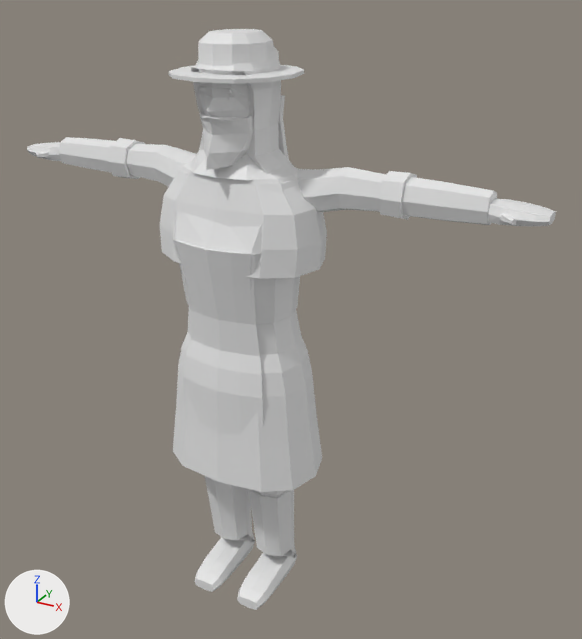
The Blender file art/models/characters/human_m.blend as it was, and as the next commit left it.
Camera for both pictures: a camera (50 mm lens) standing at (1.194, -1.876, 1.928) and looking at (0.12, 0.077, 0.951). Every picture has the same lights, and +X, +Y and +Z are marked at lower left. The first picture is the older version.

In view in the first picture: 'Apron', 'Beard_Full', 'Body', 'Cape', 'Coat', 'Hat_Brimmed', 'Hood', 'Sleeves_Rolled', 'Vest' and 2 more.
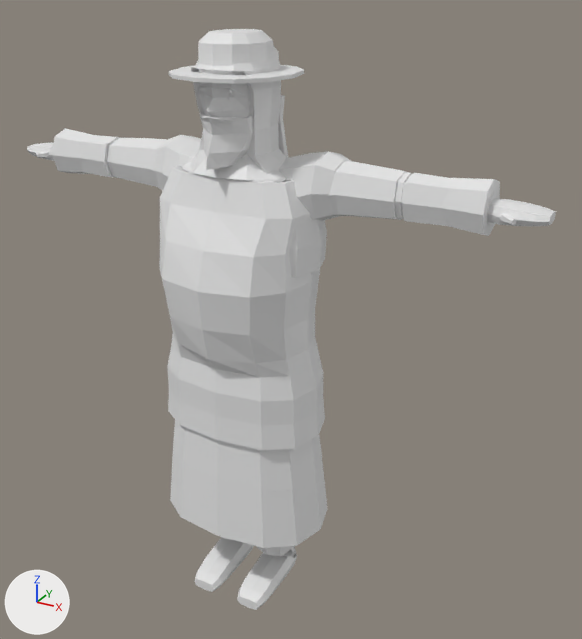
The newer file adds a shape key; the second version is drawn at full value of the shape key 'heavy' of 'Armour_Mail', and the change is written as the vertex moves it makes.

Boxes [x1, y1, x2, y2] around the edits, measured in the pictures (582 x 639 px):
'Armour_Mail', added
    after: [112, 137, 409, 450]
'Armour_Robes', added (mostly hidden)
    after: [52, 128, 500, 548]
'Armour_Plate', added
    after: [79, 135, 450, 226]
'Coat', unchanged, covered by the edit
    before: [173, 168, 322, 492]
    after: [173, 420, 322, 492]
'Apron', unchanged, covered by the edit
    before: [172, 239, 263, 435]
'Cape', unchanged, covered by the edit
    before: [160, 161, 327, 279]
    after: [182, 162, 327, 278]
'Sleeves_Rolled', unchanged, covered by the edit
    before: [59, 137, 497, 225]
    after: [108, 138, 497, 225]

The change, as a diff of the scene's bpy script:
```diff
--- a/art/models/characters/human_m.blend.py
+++ b/art/models/characters/human_m.blend.py
@@ me_robe @@
+me_robe.from_pydata(...)  # 856 vertices, 444 faces; spans x -0.694..0.694, y -0.185..0.185, z 0.284..1.451
+me_robe.materials.append(mat_human)  # white #e7e7e7
@@ me_cuirass @@
+me_cuirass.from_pydata(...)  # 1112 vertices, 596 faces; spans x -0.686..0.686, y -0.179..0.173, z 0.238..1.473
+me_cuirass.materials.append(mat_human)  # white #e7e7e7
@@ me_mail_shirt @@
+me_mail_shirt.from_pydata(...)  # 680 vertices, 356 faces; spans x -0.459..0.459, y -0.225..0.169, z 0.627..1.454
+me_mail_shirt.materials.append(mat_human)  # white #e7e7e7
@@ ob_armour_robes @@
+ob_armour_robes = bpy.data.objects.new('Armour_Robes', me_robe)
+ob_armour_robes.location = (0.0, 0.0, 0.0)
@@ ob_armour_plate @@
+ob_armour_plate = bpy.data.objects.new('Armour_Plate', me_cuirass)
+ob_armour_plate.location = (0.0, 0.0, 0.0)
@@ ob_armour_mail @@
+ob_armour_mail = bpy.data.objects.new('Armour_Mail', me_mail_shirt)
+ob_armour_mail.location = (0.0, 0.0, 0.0)
```
